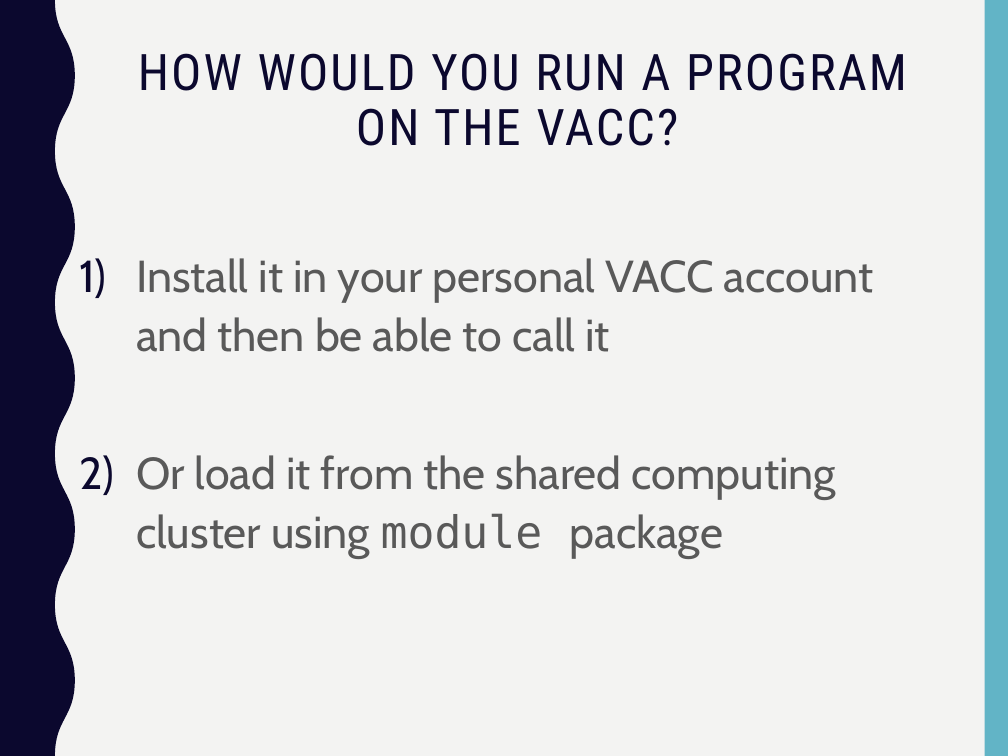
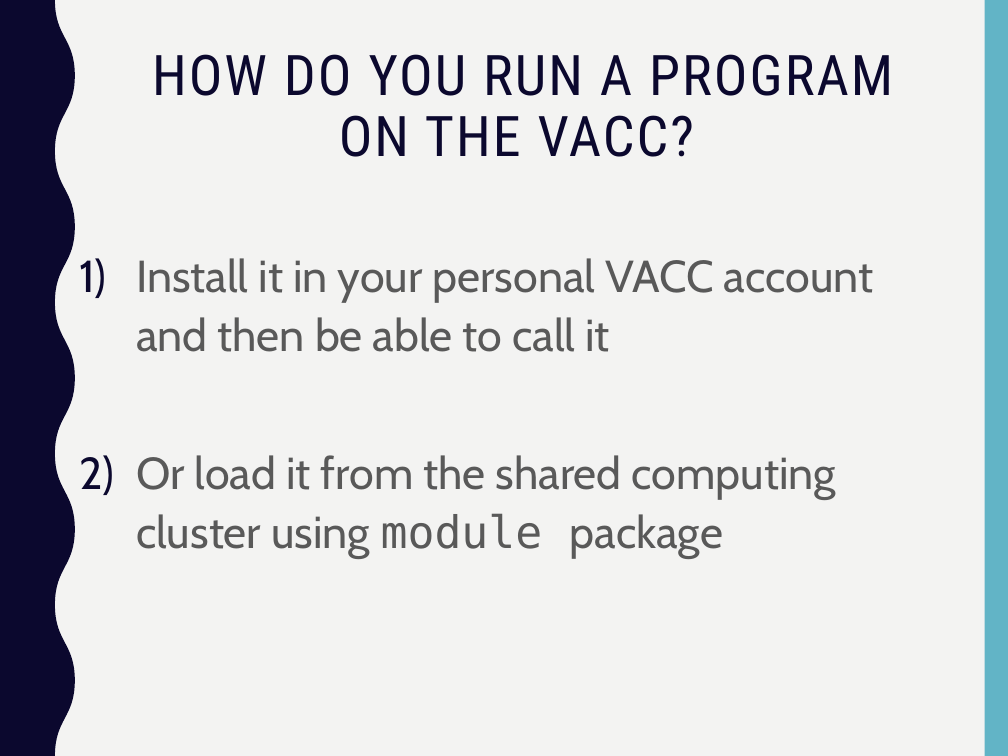
Before and after one commit to PRodriguez19/Intro-to-rnaseq, a slide deck: slide 29 of lectures/Lecture5-MMG232.pptx (slide 33 before the commit). Drawn at 1008x756 pixels with LibreOffice and Linux fonts; fonts in the diff are those of the drawing. Boxes give left, top, right and bottom in pixels: in the first picture for what was removed or moved away, otherwise in the second. Text is boxed around its words. In the diff, an @@ line names an element or a change of style, - is before the commit and + after.

```diff
--- a/lectures/Lecture5-MMG232.pptx
+++ b/lectures/Lecture5-MMG232.pptx
@@ title at (152, 54, 893, 157): text changed; size 36 to 40 pt @@
-HOW WOULD YOU RUN A PROGRAM ON THE VACC?
+HOW DO YOU RUN A PROGRAM ON THE VACC?
```
Also in this commit, not shown: 8 other slides changed, 14 slides added, 6 slides removed, 1 other file.
